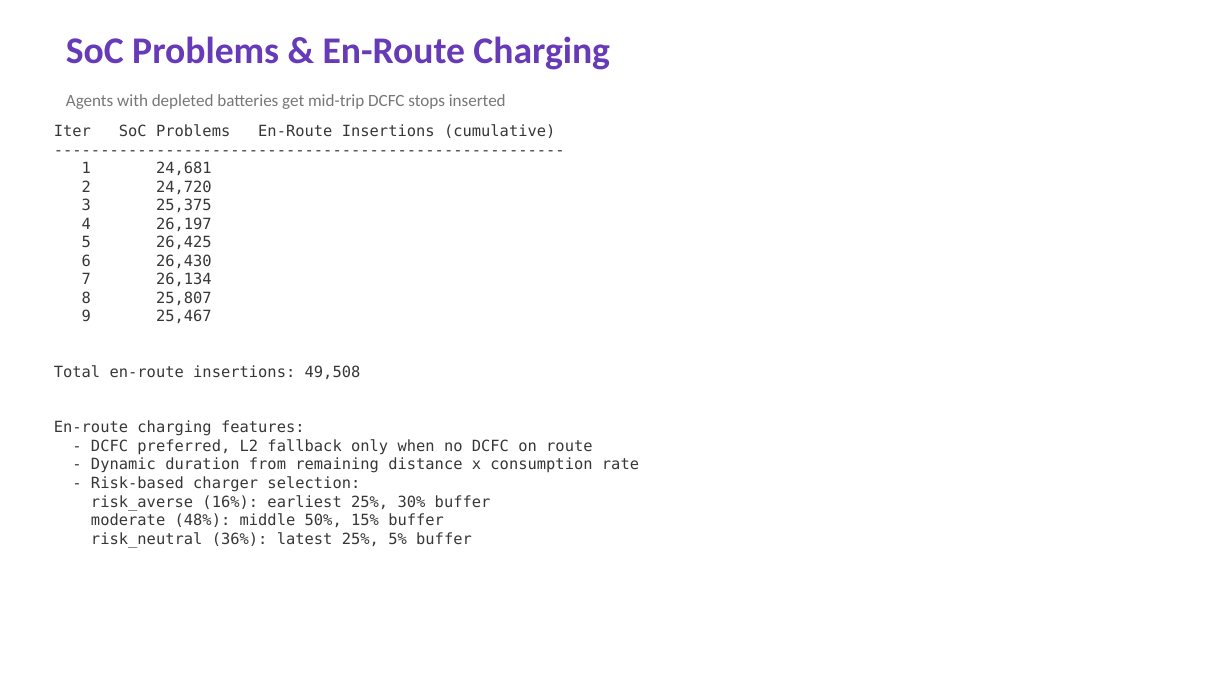
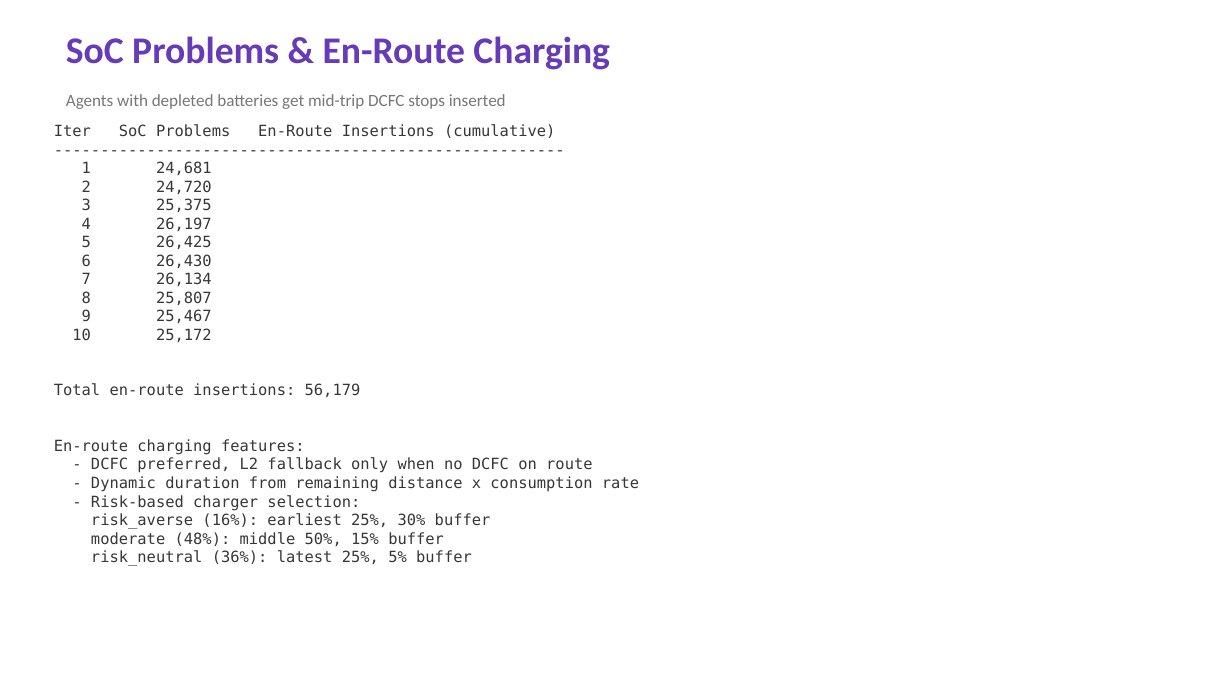
Before and after one commit to Tomal121186621/UrbanEV-MATSim-Maryland, a slide deck: slide 4 of UrbanEV_Results.pptx. Drawn at 1232x693 pixels with LibreOffice and Linux fonts; fonts in the diff are those of the drawing. Boxes give left, top, right and bottom in pixels: in the first picture for what was removed or moved away, otherwise in the second. Text is boxed around its words. In the diff, an @@ line names an element or a change of style, - is before the commit and + after.

```diff
--- a/UrbanEV_Results.pptx
+++ b/UrbanEV_Results.pptx
@@ text at bbox=[54, 328, 361, 397]: text changed @@
-Total en-route insertions: 49,508
+10 25,172
+Total en-route insertions: 56,179
```
Also in this commit, not shown: 6 other slides changed.
